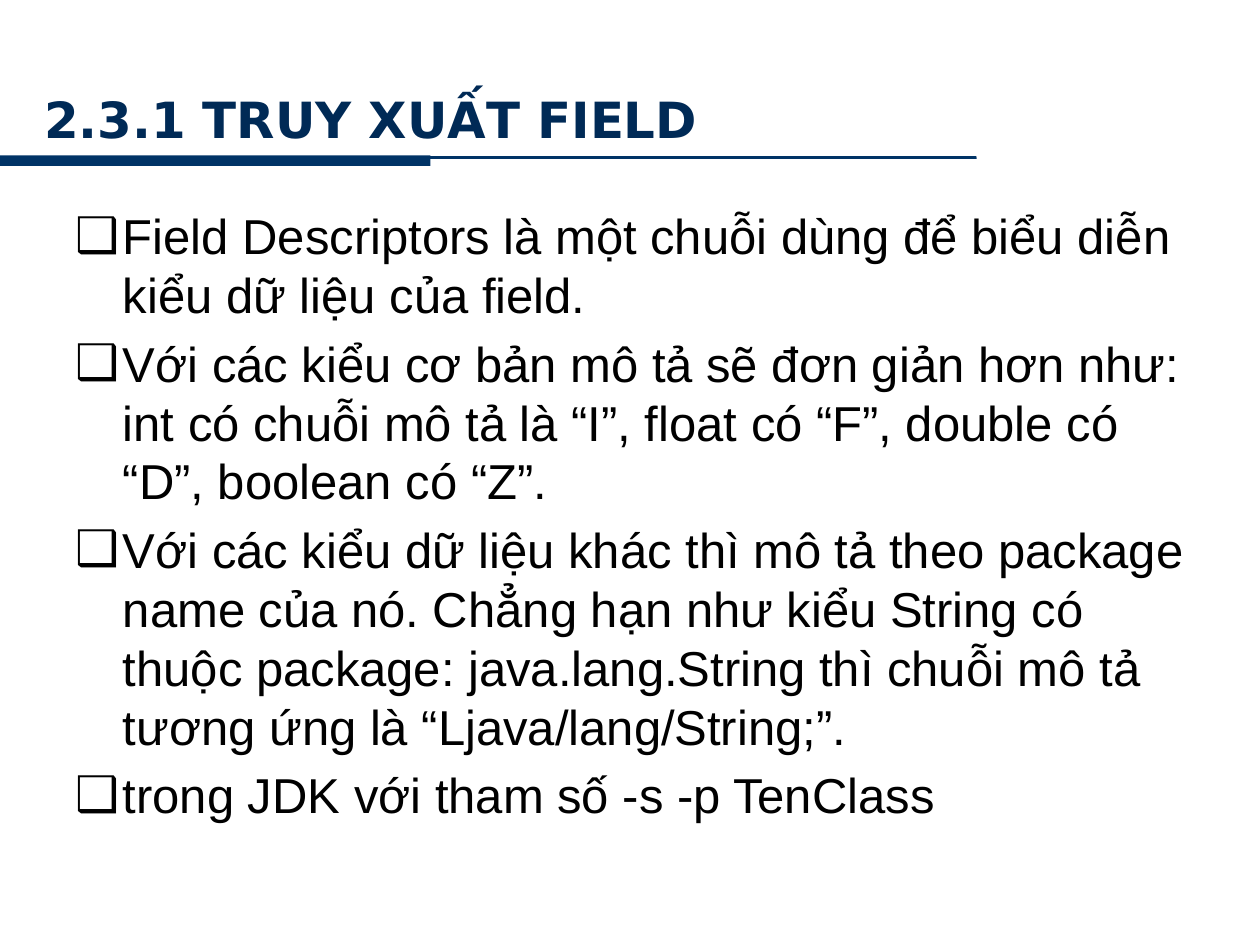
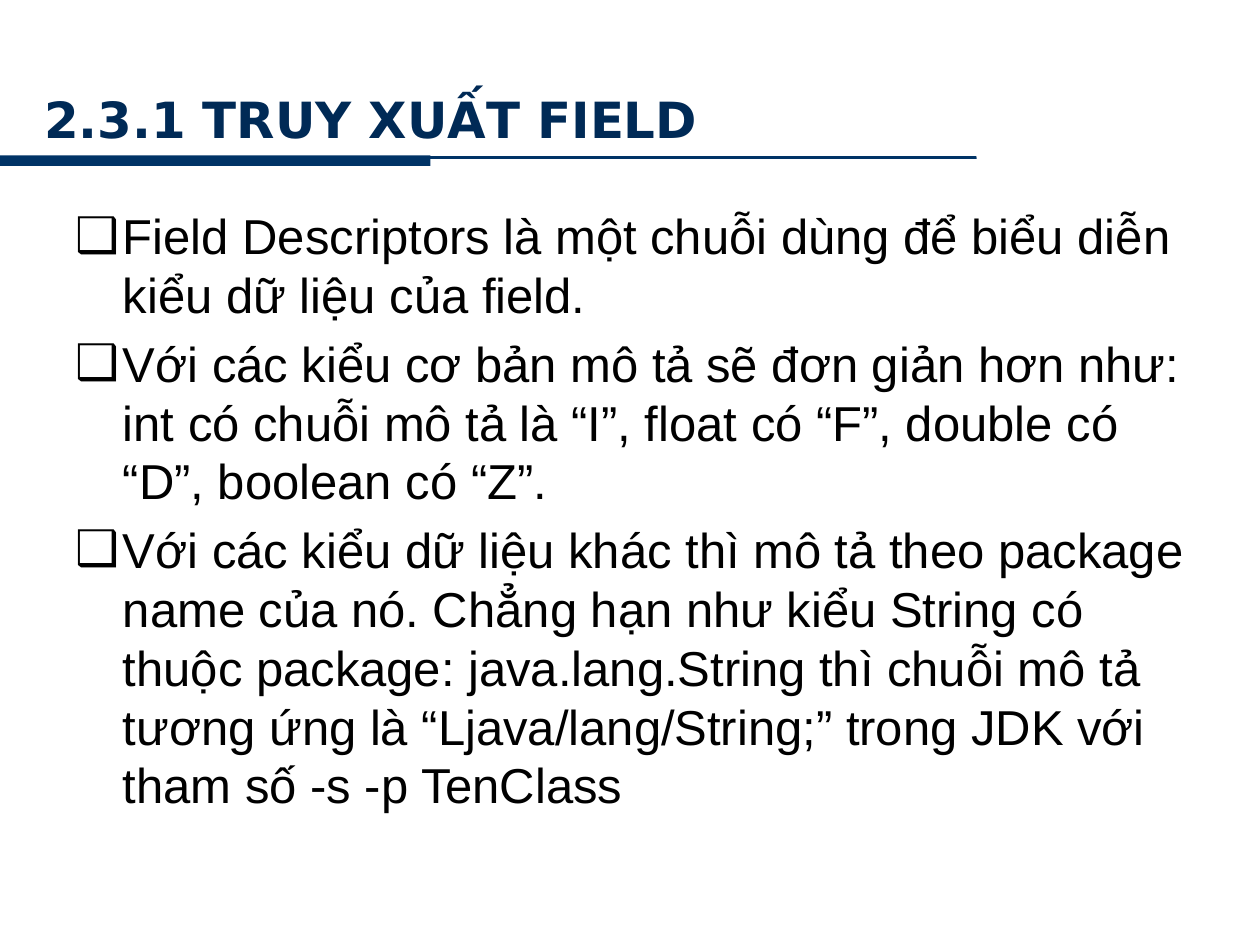
Before and after one commit to minhkhanh/UofS-Java, a slide deck: slide 14 of Seminar_JNI/Slide_00.pptx. Drawn at 1260x945 pixels with LibreOffice and Linux fonts; fonts in the diff are those of the drawing; background and template pictures are left out. Boxes give left, top, right and bottom in pixels: in the first picture for what was removed or moved away, otherwise in the second. Text is boxed around its words. In the diff, an @@ line names an element or a change of style, - is before the commit and + after.

```diff
--- a/Seminar_JNI/Slide_00.pptx
+++ b/Seminar_JNI/Slide_00.pptx
@@ text at (123, 529, 1183, 814): text changed @@
-❑ Với các kiểu dữ liệu khác thì mô tả theo package name của nó. Chẳng hạn như kiểu String có thuộc package: java.lang.String thì chuỗi mô tả tương ứng là “Ljava/lang/String;”.
-❑ trong JDK với tham số -s -p TenClass
+❑ Với các kiểu dữ liệu khác thì mô tả theo package name của nó. Chẳng hạn như kiểu String có thuộc package: java.lang.String thì chuỗi mô tả tương ứng là “Ljava/lang/String;” trong JDK với tham số -s -p TenClass
```
Also in this commit, not shown: 3 other slides changed.
